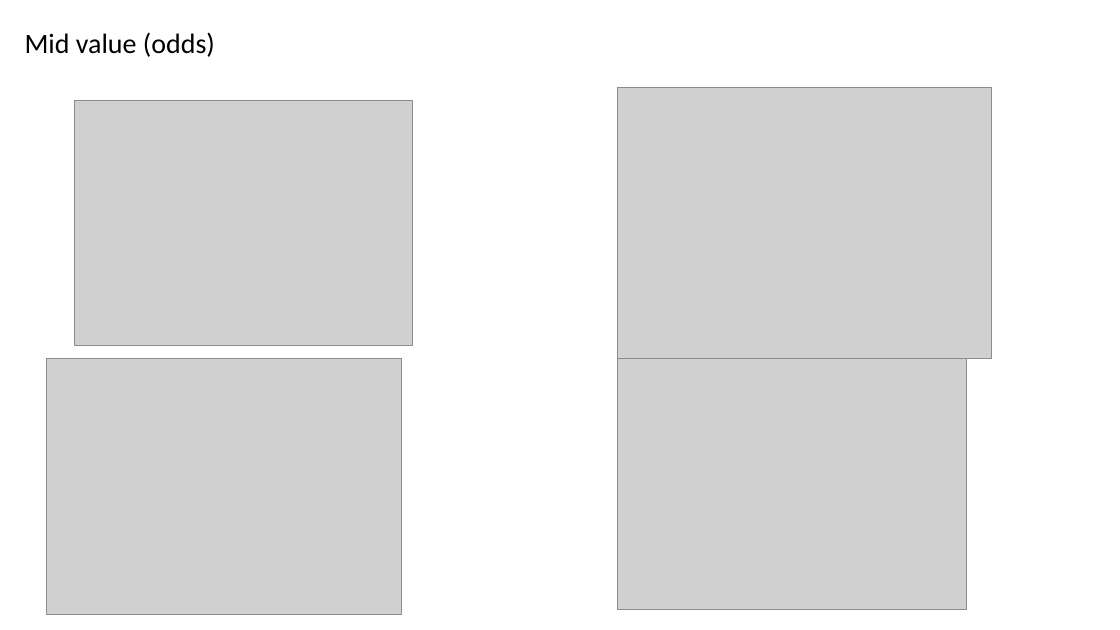
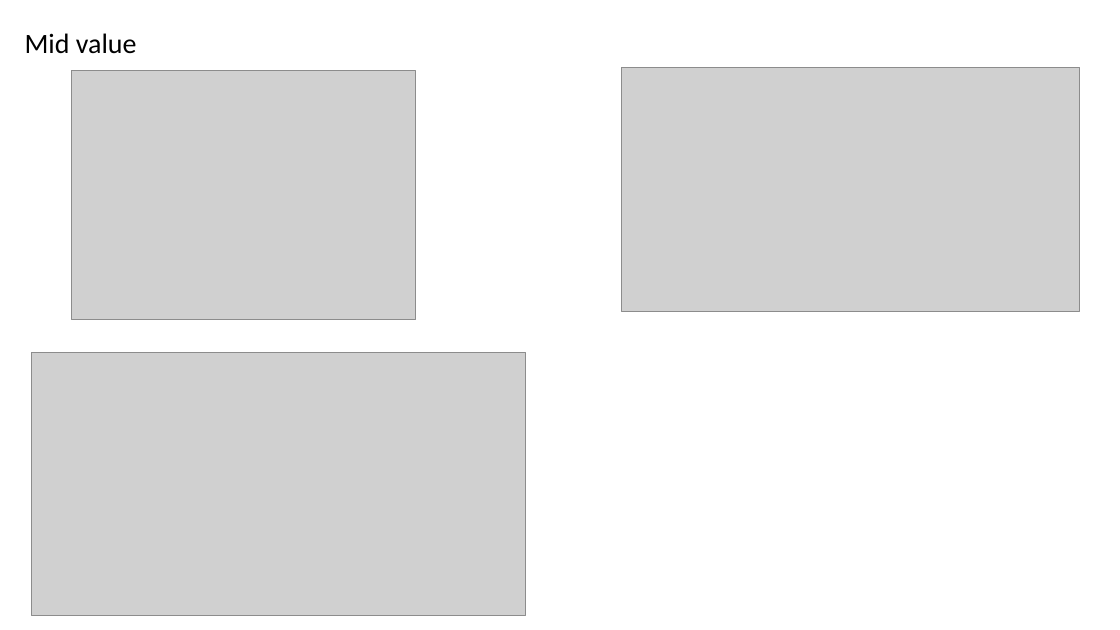
Before and after one commit to gpagnier/rampAnalysis, a slide deck: slide 21 of ShenhavLabMeeting10.29.pptx (slide 18 before the commit). Drawn at 1120x630 pixels with LibreOffice and Linux fonts; fonts in the diff are those of the drawing; grey boxes stand for pictures. Boxes give left, top, right and bottom in pixels: in the first picture for what was removed or moved away, otherwise in the second. Text is boxed around its words. In the diff, an @@ line names an element or a change of style, - is before the commit and + after.

```diff
--- a/ShenhavLabMeeting10.29.pptx
+++ b/ShenhavLabMeeting10.29.pptx
@@ title at [25,33,137,54]: text changed @@
-Mid value (odds)
+Mid value
@@ picture: place and size @@
-picture at [75,101,413,345]
+picture at [71,71,416,319]
@@ picture: place and size @@
-picture at [618,88,992,359]
+picture at [622,67,1080,311]
@@ picture: place and size @@
-picture at [47,358,402,614]
+picture at [32,353,526,616]
@@ picture removed at [618,358,966,610] @@
```
Also in this commit, not shown: 14 other slides changed, 14 slides added, 5 slides removed, 2 other files.
